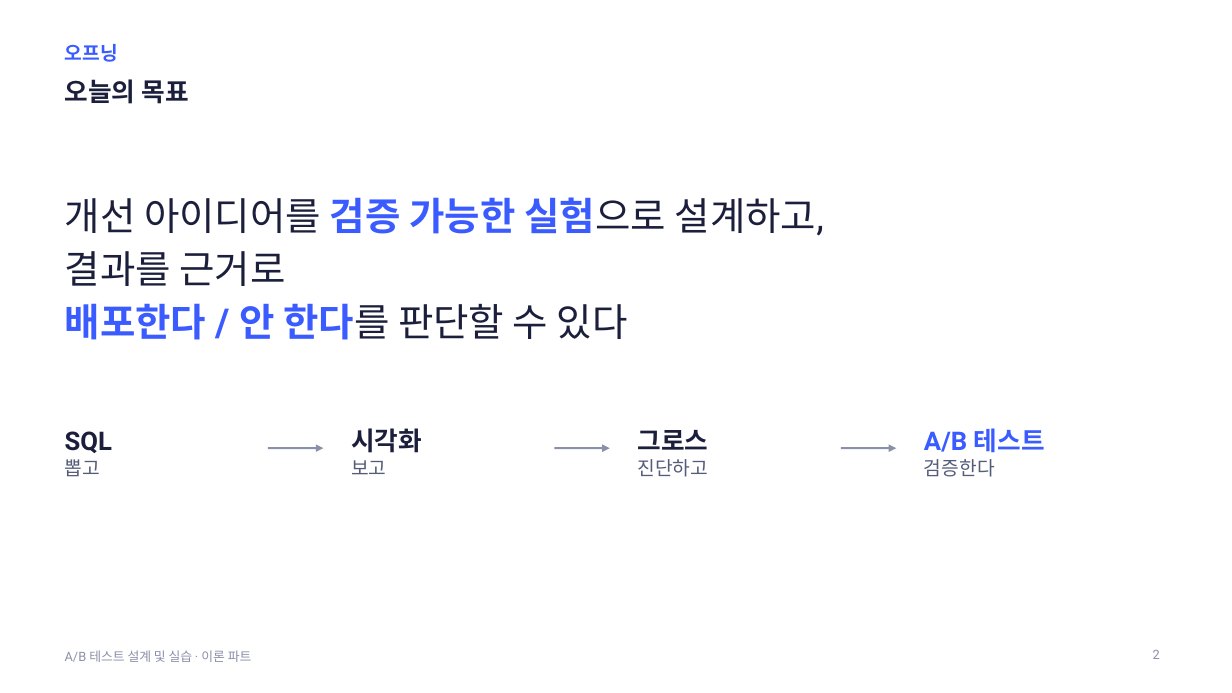
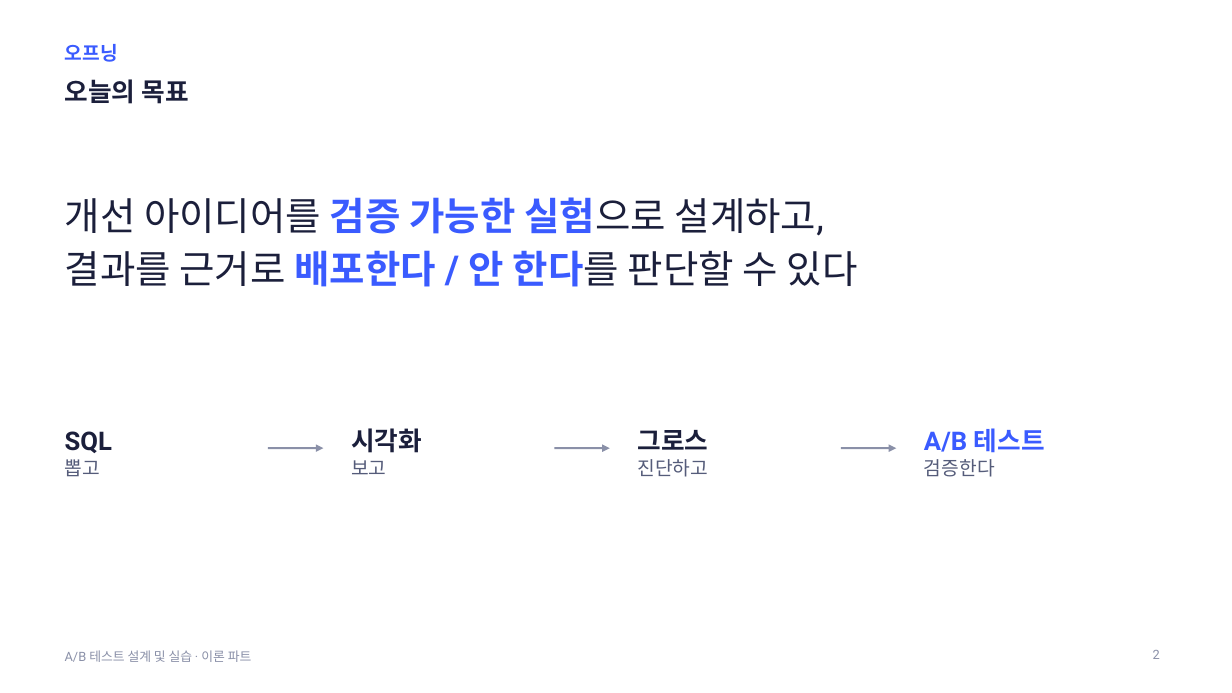
Before and after one commit to kkamret/quickmart-lab-rats, a slide deck: slide 2 of docs/lecture/ab-testing-theory.pptx. Drawn at 1232x693 pixels with LibreOffice and Linux fonts; fonts in the diff are those of the drawing. Boxes give left, top, right and bottom in pixels: in the first picture for what was removed or moved away, otherwise in the second. Text is boxed around its words. In the diff, an @@ line names an element or a change of style, - is before the commit and + after.

```diff
--- a/docs/lecture/ab-testing-theory.pptx
+++ b/docs/lecture/ab-testing-theory.pptx
@@ text at [65, 250, 858, 287]: text changed @@
-결과를 근거로
-배포한다 / 안 한다를 판단할 수 있다
+결과를 근거로 배포한다 / 안 한다를 판단할 수 있다
```
Also in this commit, not shown: 33 other slides changed.
